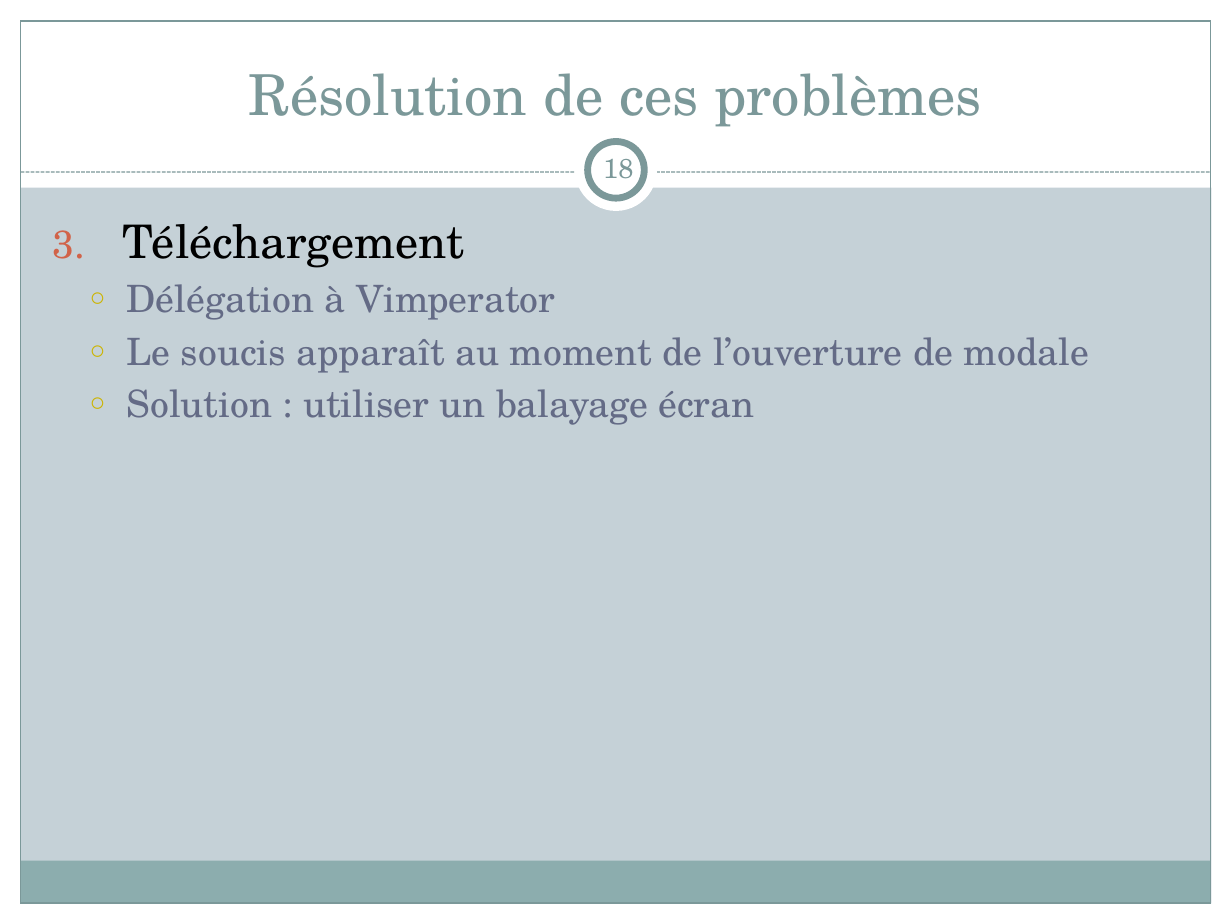
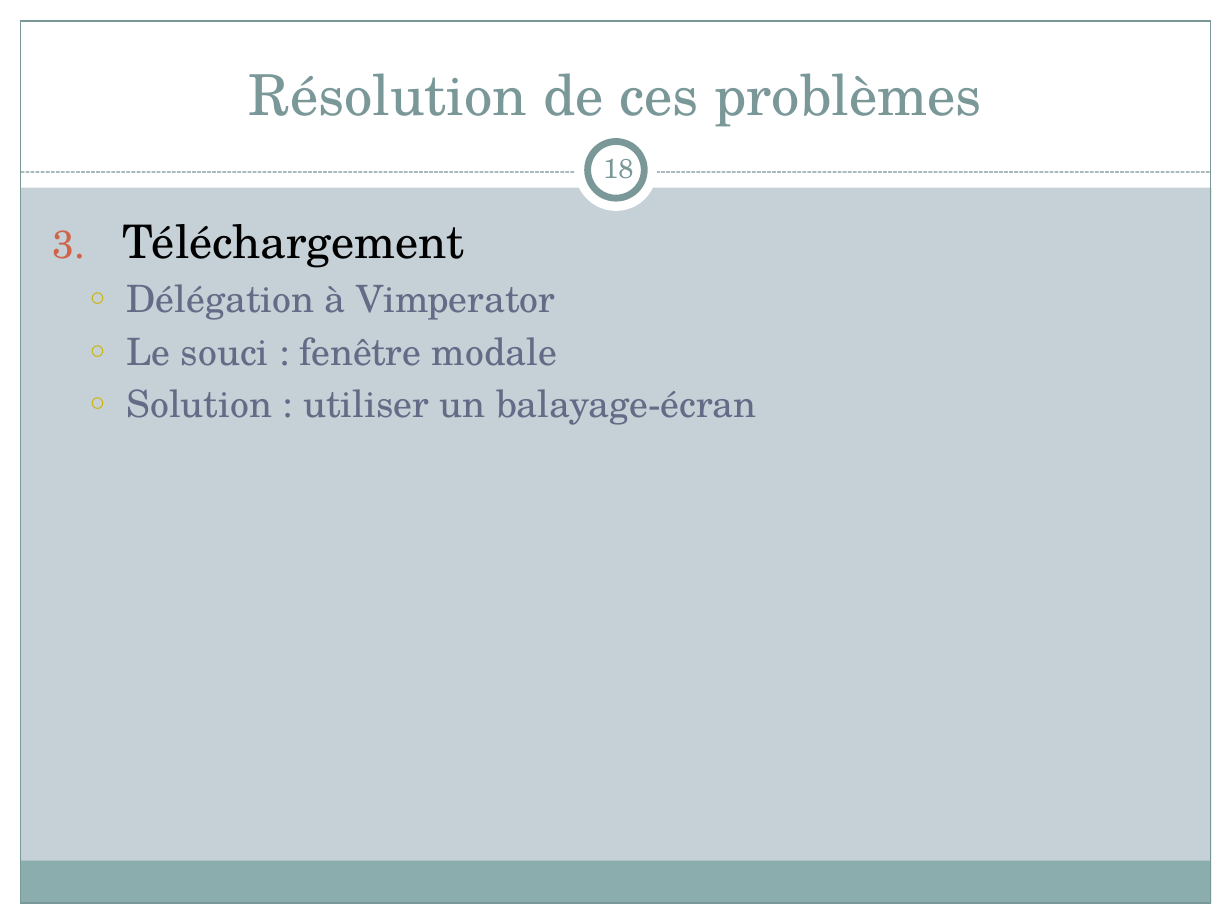
Before and after one commit to nicolasrn/pjtsyntshnr, a slide deck: slide 18 of wiki/HandiFox.pptx. Drawn at 1232x924 pixels with LibreOffice and Linux fonts; fonts in the diff are those of the drawing. Boxes give left, top, right and bottom in pixels: in the first picture for what was removed or moved away, otherwise in the second. Text is boxed around its words. In the diff, an @@ line names an element or a change of style, - is before the commit and + after.

```diff
--- a/wiki/HandiFox.pptx
+++ b/wiki/HandiFox.pptx
@@ text at <box>127,337,756,425</box>: text changed @@
-  ○ Le soucis apparaît au moment de l’ouverture de modale
-  ○ Solution : utiliser un balayage écran
+  ○ Le souci : fenêtre modale
+  ○ Solution : utiliser un balayage-écran
```
Also in this commit, not shown: 6 other slides changed, 1 slide added.
